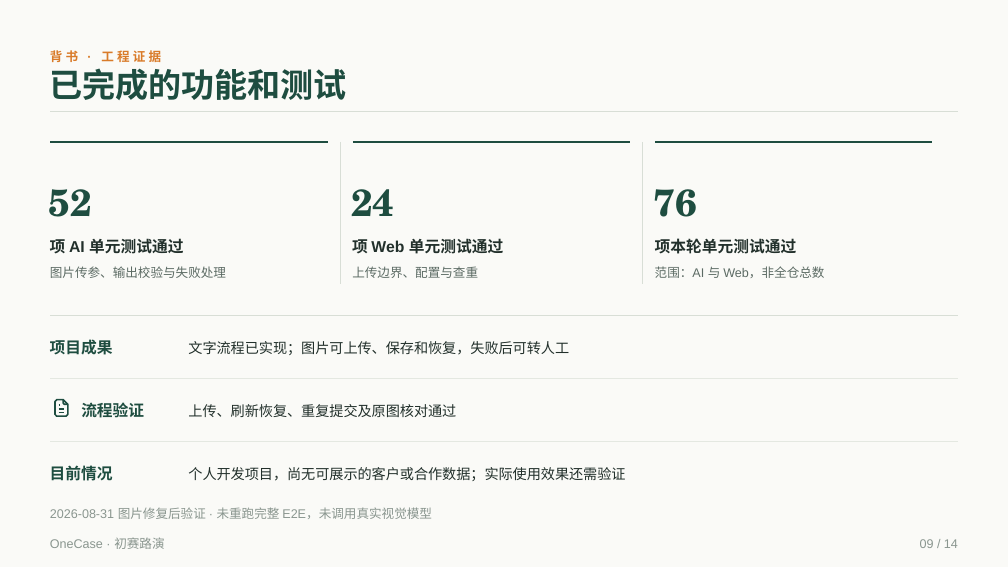
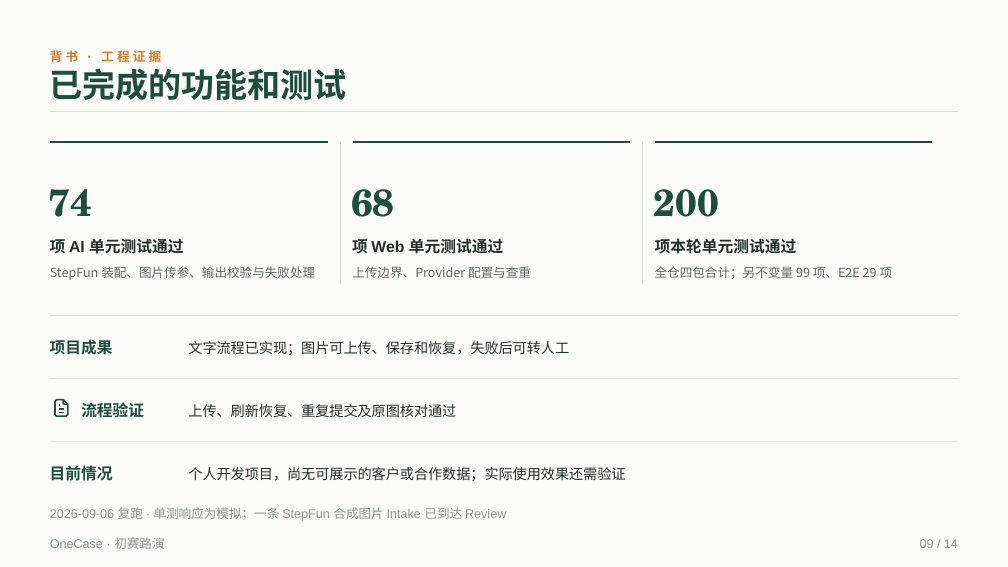
Before and after one commit to qrx-joe/OneCase, a slide deck: slide 9 of docs/competition/preliminary-2026/个人参赛版/AI+民生-个人参赛-OneCase-v2.pptx. Drawn at 1008x567 pixels with LibreOffice and Linux fonts; fonts in the diff are those of the drawing. Boxes give left, top, right and bottom in pixels: in the first picture for what was removed or moved away, otherwise in the second. Text is boxed around its words. In the diff, an @@ line names an element or a change of style, - is before the commit and + after.

```diff
--- a/docs/competition/preliminary-2026/个人参赛版/AI+民生-个人参赛-OneCase-v2.pptx
+++ b/docs/competition/preliminary-2026/个人参赛版/AI+民生-个人参赛-OneCase-v2.pptx
@@ text at <box>49,189,92,217</box>: text changed @@
-52
+74
@@ text at <box>351,189,394,217</box>: text changed @@
-24
+68
@@ text at <box>654,189,719,217</box>: text changed @@
-76
+200
@@ text at <box>50,266,315,280</box>: text changed @@
-图片传参、输出校验与失败处理
+StepFun 装配、图片传参、输出校验与失败处理
@@ text at <box>352,266,531,278</box>: text changed @@
-上传边界、配置与查重
+上传边界、Provider 配置与查重
@@ text at <box>655,266,893,279</box>: text changed @@
-范围：AI 与 Web，非全仓总数
+全仓四包合计；另不变量 99 项、E2E 29 项
@@ text at <box>50,507,506,521</box>: text changed; font Noto Sans CJK SC to Arial @@
-2026-08-31 图片修复后验证 · 未重跑完整 E2E，未调用真实视觉模型
+2026-09-06 复跑 · 单测响应为模拟；一条 StepFun 合成图片 Intake 已到达 Review
```
Also in this commit, not shown: 3 other slides changed, 4 other files.
